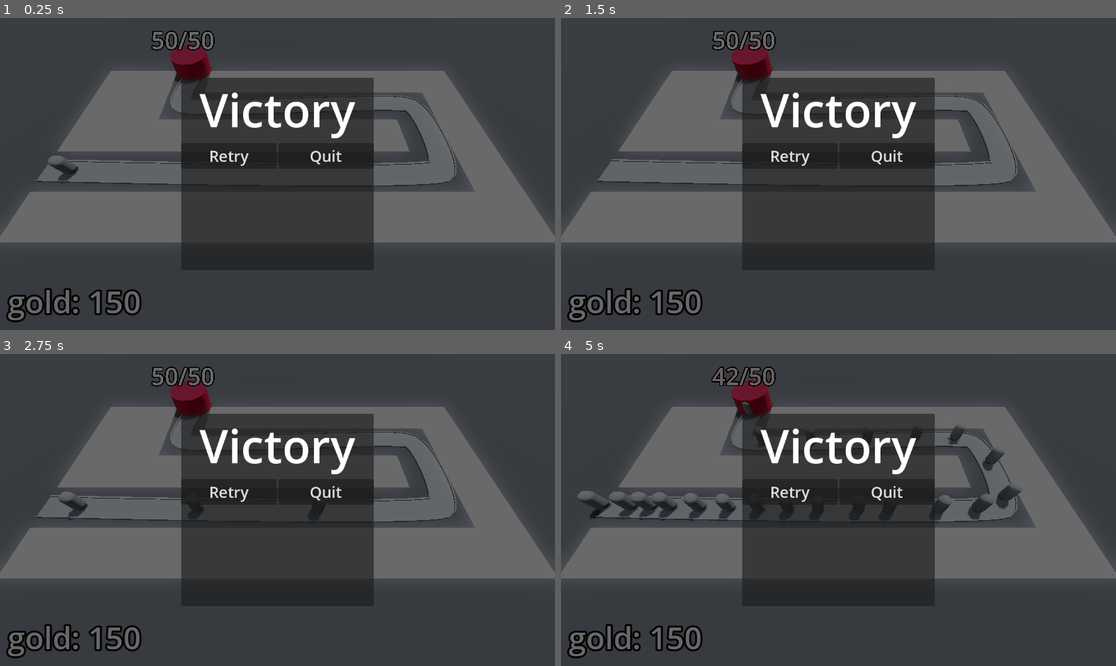
Above: before the commit, frames 1-4 (two rows, left to right).
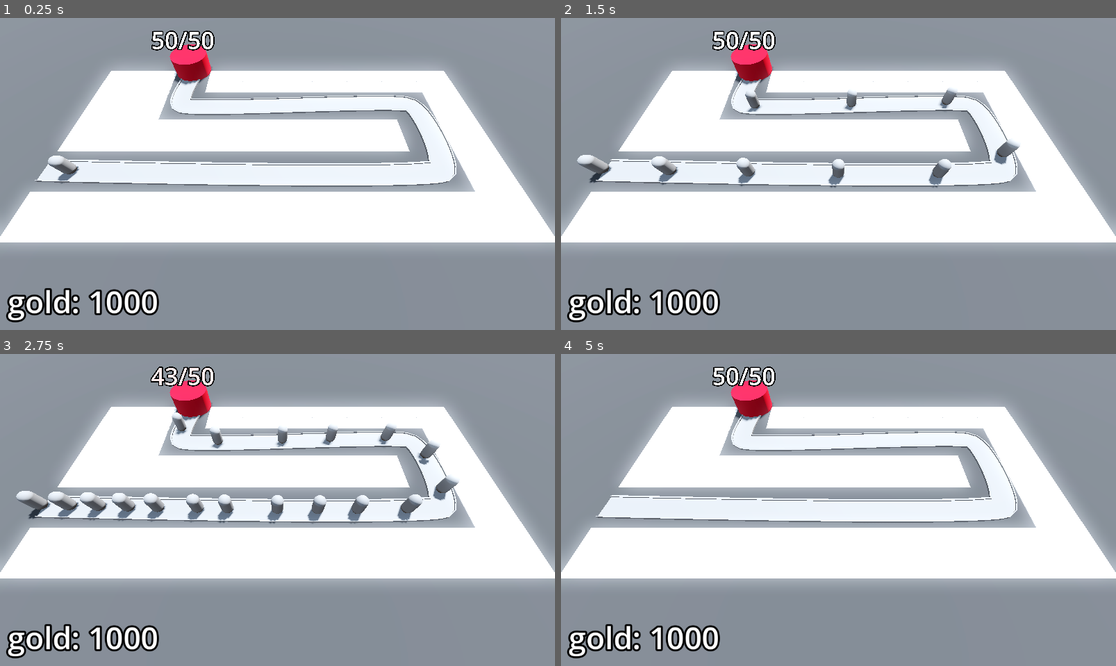
Above: after the commit, the same moments.

Repository: BerkayOzercan/Tutorial-Godot-Barbarian-Blaster
Game: Godot game, scene res://BaseLevel.tscn
The game is run twice, just before and just after one commit, with the same random seed, the same clock (stepped at 60 frames per second) and the same inputs.
Inputs (mouse positions are in pixels of both pictures, inside the frame that each line leads up to):
- Up to frame 1 (0.25 s): no input
- Up to frame 2 (1.5 s): click (788, 155) at 0.5 s, where only the run before the commit has a clickable "Retry"; click (788, 155) at 1.25 s, where only the run before the commit has a clickable "Retry"
- Up to frame 3 (2.75 s): click (227, 491) at 2 s, where only the run before the commit has a clickable "Retry"
- Up to frame 4 (5 s): move the mouse to (960, 494) at 2.77 s; click (960, 494) at 2.85 s; move the mouse to (727, 525) at 3.52 s; click (727, 525) at 3.6 s; move the mouse to (894, 441) at 4.27 s; click (894, 441) at 4.35 s

The runs differ from the first frame. In frame 1, 98% of the frame differs, in the area x 0-100%, y 0-100%; in frame 2, 98%; in frame 3, 98%; in frame 4, 99%.

Commit message:
Edit  ; rewarding

Diff:
--- a/Bank.gd
+++ b/Bank.gd
@@ -1,6 +1,6 @@
 extends MarginContainer
 
-@export var starting_gold: int = 150
+@export var starting_gold: int = 1000
 @onready var label: Label = $Label
 
 var gold: int:
--- a/EnemyPath.gd
+++ b/EnemyPath.gd
@@ -24,4 +24,4 @@
 			if child is PathFollow3D:
 				return
 		print("you won!")
-		victory_layer.visible = true
+		victory_layer.victory()
--- a/UI/victory_layer.gd
+++ b/UI/victory_layer.gd
@@ -1,4 +1,24 @@
 extends CanvasLayer
+
+@onready var star_1: TextureRect = %Star1
+@onready var star_2: TextureRect = %Star2
+@onready var star_3: TextureRect = %Star3
+
+@onready var health_label: Label = %HealthLabel
+@onready var money_label: Label = %MoneyLabel
+
+@onready  var base = get_tree().get_first_node_in_group("base")
+@onready  var bank = get_tree().get_first_node_in_group("Bank")
+
+
+func victory() -> void:
+	visible = true
+	if base.max_health == base.current_health:
+		star_2.modulate = Color.WHITE
+		health_label.visible = true
+	if bank.gold >= 500:
+		star_3.modulate = Color.WHITE
+		money_label.visible = true
 
 func _on_retry_button_pressed() -> void:
 	print("Retry")
--- a/UI/victory_layer.tscn
+++ b/UI/victory_layer.tscn
@@ -1,11 +1,13 @@
-[gd_scene load_steps=3 format=3 uid="uid://clw18t4jr00rq"]
+[gd_scene load_steps=4 format=3 uid="uid://clw18t4jr00rq"]
 
 [ext_resource type="Script" path="res://UI/victory_layer.gd" id="1_66sxo"]
+[ext_resource type="Texture2D" uid="uid://dj1n5dk7ly47t" path="res://Assets/star.png" id="2_vvy6g"]
 
 [sub_resource type="LabelSettings" id="LabelSettings_h70mh"]
 font_size = 96
 
 [node name="VictoryLayer" type="CanvasLayer"]
+visible = false
 script = ExtResource("1_66sxo")
 
 [node name="ColorRect" type="ColorRect" parent="."]
@@ -36,6 +38,57 @@
 label_settings = SubResource("LabelSettings_h70mh")
 horizontal_alignment = 1
 
+[node name="HBoxContainer2" type="HBoxContainer" parent="CenterContainer/PanelContainer/VBoxContainer"]
+layout_mode = 2
+
+[node name="Star1" type="TextureRect" parent="CenterContainer/PanelContainer/VBoxContainer/HBoxContainer2"]
+unique_name_in_owner = true
+custom_minimum_size = Vector2(128, 128)
+layout_mode = 2
+size_flags_horizontal = 3
+texture = ExtResource("2_vvy6g")
+expand_mode = 2
+stretch_mode = 5
+
+[node name="Star2" type="TextureRect" parent="CenterContainer/PanelContainer/VBoxContainer/HBoxContainer2"]
+unique_name_in_owner = true
+modulate = Color(0, 0, 0, 1)
+custom_minimum_size = Vector2(128, 128)
+layout_mode = 2
+size_flags_horizontal = 3
+texture = ExtResource("2_vvy6g")
+expand_mode = 2
+stretch_mode = 5
+
+[node name="Star3" type="TextureRect" parent="CenterContainer/PanelContainer/VBoxContainer/HBoxContainer2"]
+unique_name_in_owner = true
+modulate = Color(0, 0, 0, 1)
+custom_minimum_size = Vector2(128, 128)
+layout_mode = 2
+size_flags_horizontal = 3
+texture = ExtResource("2_vvy6g")
+expand_mode = 2
+stretch_mode = 5
+
+[node name="SurvivedLabel" type="Label" parent="CenterContainer/PanelContainer/VBoxContainer"]
+layout_mode = 2
+text = "Survived +1"
+horizontal_alignment = 1
+
+[node name="HealthLabel" type="Label" parent="CenterContainer/PanelContainer/VBoxContainer"]
+unique_name_in_owner = true
+visible = false
+layout_mode = 2
+text = "Full Health +1"
+horizontal_alignment = 1
+
+[node name="MoneyLabel" type="Label" parent="CenterContainer/PanelContainer/VBoxContainer"]
+unique_name_in_owner = true
+visible = false
+layout_mode = 2
+text = "Money Money Money +1"
+horizontal_alignment = 1
+
 [node name="HBoxContainer" type="HBoxContainer" parent="CenterContainer/PanelContainer/VBoxContainer"]
 layout_mode = 2
 
Binary file added: Assets/star.png
Not shown, added: Assets/star.png.import
